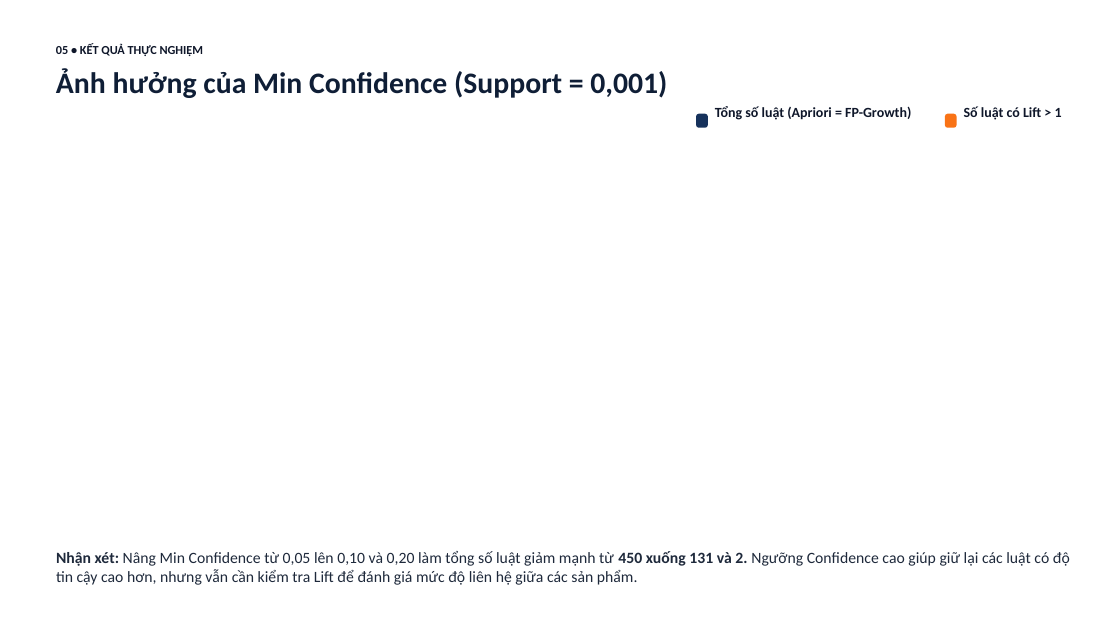
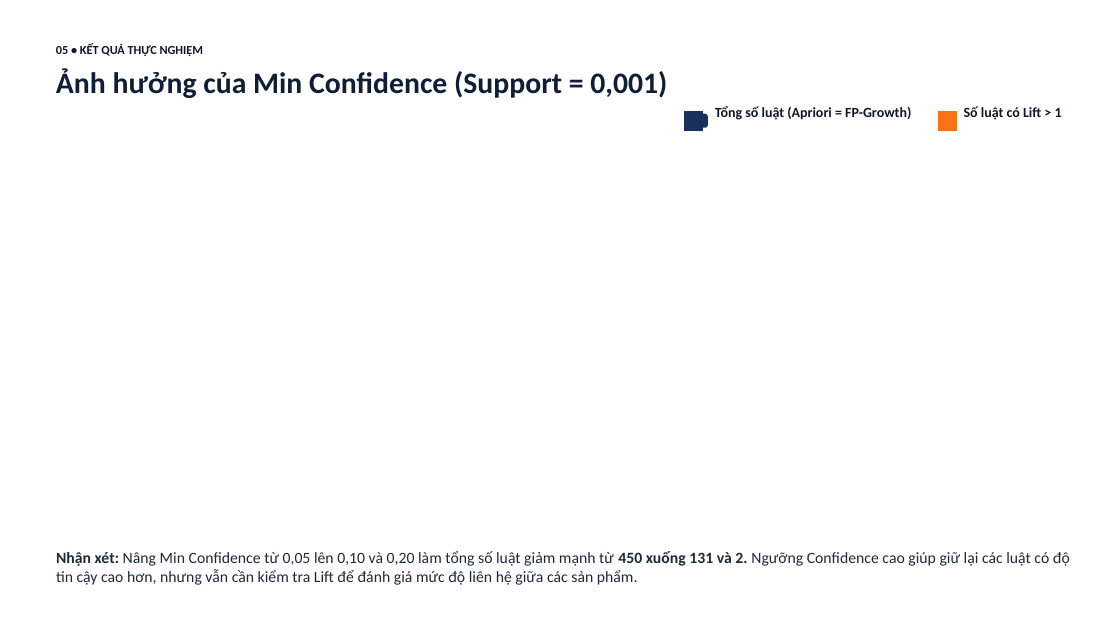
Before and after one commit to Ngocnguyen055/Data_Mining_Tool, a slide deck: slide 11 of slide/DataMining.pptx. Drawn at 1120x630 pixels with LibreOffice and Linux fonts; fonts in the diff are those of the drawing; background and template pictures are left out. Boxes give left, top, right and bottom in pixels: in the first picture for what was removed or moved away, otherwise in the second. Text is boxed around its words. In the diff, an @@ line names an element or a change of style, - is before the commit and + after.

```diff
--- a/slide/DataMining.pptx
+++ b/slide/DataMining.pptx
@@ freeform shape added at bbox=[684, 110, 702, 130], fill #16325C @@
@@ freeform shape added at bbox=[938, 110, 956, 130], fill #F97316 @@
```
Also in this commit, not shown: 4 other slides changed.
